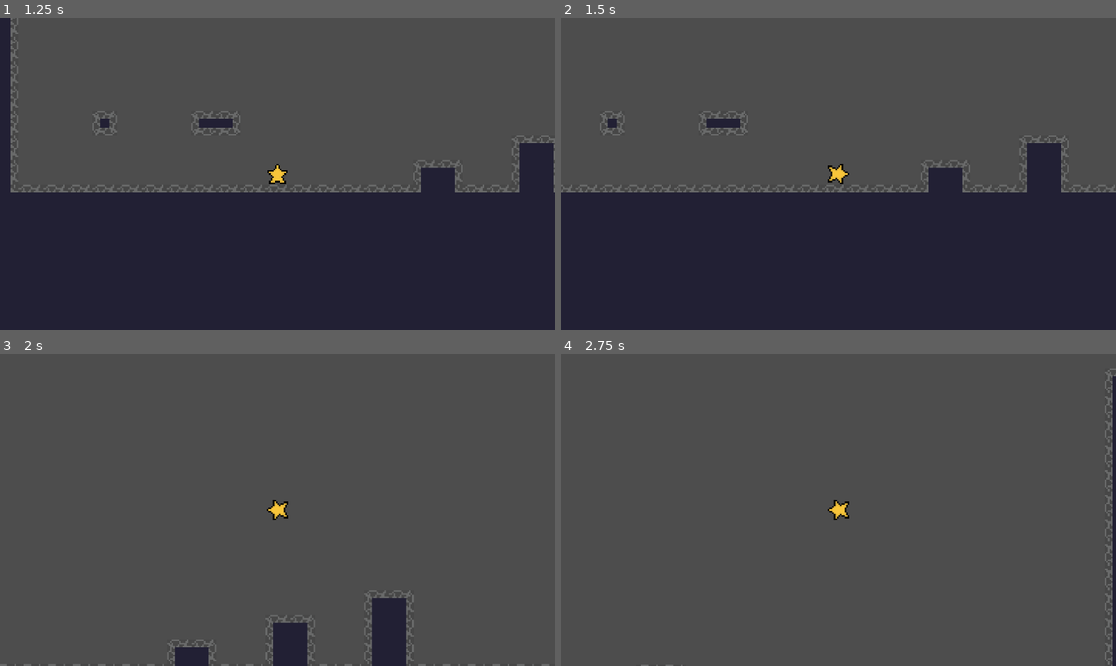
Above: before the commit, frames 1-4 (two rows, left to right).
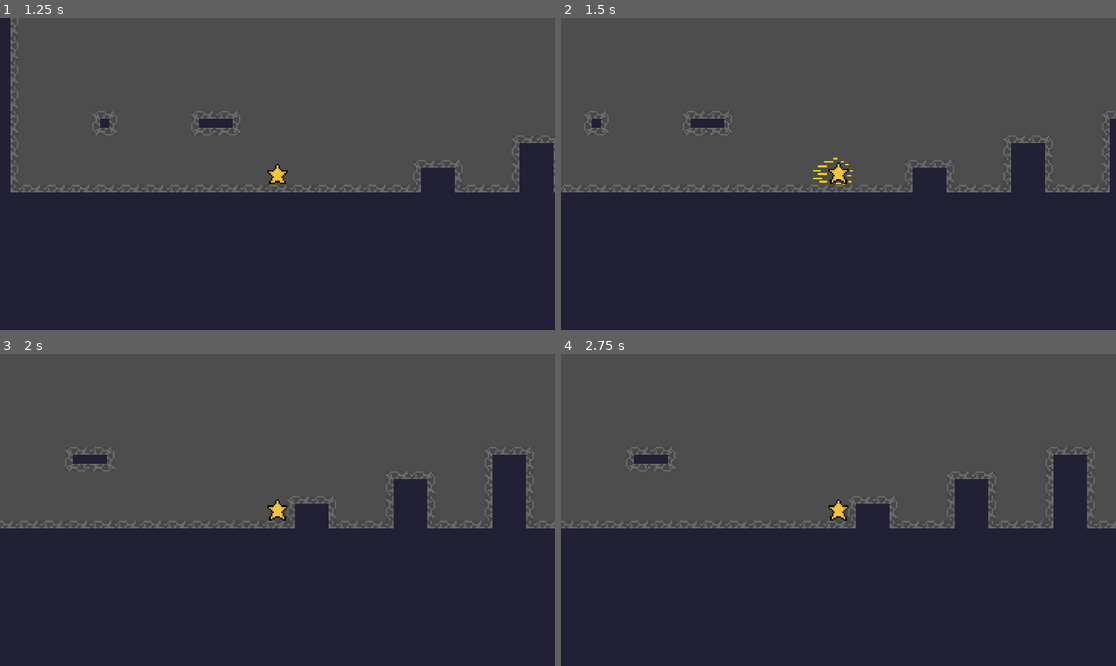
Above: after the commit, the same moments.

Repository: zackpoutziouris/2d_platformer_star
Game: Godot game, scene res://scenes/MainMenu.tscn
Same seed, same stepped clock (60 frames per second), same inputs: the game is played once before the commit and once after it.
Inputs:
- Up to frame 1 (1.25 s): click "Play" at 0.5 s
- Up to frame 2 (1.5 s): hold D (move_right) from 1.28 s (still down); tap E (dash, bound only after the commit) at 1.35 s
- Up to frame 3 (2 s): keep holding D (move_right); tap Space (jump) at 1.52 s
- Up to frame 4 (2.75 s): keep holding D (move_right); tap E (dash, bound only after the commit) at 2.1 s; tap Space (jump) at 2.27 s

Frame 1 is identical in both runs. In frame 2, 3.8% of the frame differs, in the area x 0-100%, y 29-56%; in frame 3, 46%; in frame 4, 49%, in the area x 0-100%, y 4-100%.

Commit message:
Added air dash and others
Changed sprite sheet so each frame is 48x48 so I can have more freedom animating certain things.
Added air dash animation and logic.

Diff:
--- a/star/project.godot
+++ b/star/project.godot
@@ -32,6 +32,11 @@
 "events": [Object(InputEventKey,"resource_local_to_scene":false,"resource_name":"","device":-1,"window_id":0,"alt_press …(191 unchanged characters)…
 ]
 }
+dash={
+"deadzone": 0.2,
+"events": [Object(InputEventKey,"resource_local_to_scene":false,"resource_name":"","device":-1,"window_id":0,"alt_pressed":false,"shift_pressed":false,"ctrl_pressed":false,"meta_pressed":false,"pressed":false,"keycode":0,"physical_keycode":69,"key_label":0,"unicode":101,"location":0,"echo":false,"script":null)
+]
+}
 
 [physics]
 
--- a/star/scenes/player.tscn
+++ b/star/scenes/player.tscn
@@ -21,6 +21,22 @@
 "values": [Rect2(0, 2, 13, 16)]
 }
 
+[sub_resource type="Animation" id="Animation_fjrip"]
+resource_name = "dash"
+step = 0.25
+tracks/0/type = "value"
+tracks/0/imported = false
+tracks/0/enabled = true
+tracks/0/path = NodePath("Sprite2D:region_rect")
+tracks/0/interp = 1
+tracks/0/loop_wrap = true
+tracks/0/keys = {
+"times": PackedFloat32Array(0),
+"transitions": PackedFloat32Array(1),
+"update": 0,
+"values": [Rect2(6, 207, 33, 21)]
+}
+
 [sub_resource type="Animation" id="Animation_tuyoq"]
 resource_name = "fall"
 step = 0.25
@@ -34,11 +50,12 @@
 "times": PackedFloat32Array(0),
 "transitions": PackedFloat32Array(1),
 "update": 0,
-"values": [Rect2(0, 49, 13, 15)]
+"values": [Rect2(16, 161, 13, 15)]
 }
 
 [sub_resource type="Animation" id="Animation_qhqgy"]
 resource_name = "idle"
+length = 0.75
 loop_mode = 1
 step = 0.25
 tracks/0/type = "value"
@@ -51,7 +68,7 @@
 "times": PackedFloat32Array(0, 0.5),
 "transitions": PackedFloat32Array(1, 1),
 "update": 0,
-"values": [Rect2(0, 18, 13, 14), Rect2(16, 19, 13, 13)]
+"values": [Rect2(16, 66, 13, 14), Rect2(64, 67, 13, 13)]
 }
 
 [sub_resource type="Animation" id="Animation_qlg0r"]
@@ -67,7 +84,7 @@
 "times": PackedFloat32Array(0),
 "transitions": PackedFloat32Array(1),
 "update": 0,
-"values": [Rect2(0, 35, 13, 13)]
+"values": [Rect2(16, 115, 13, 13)]
 }
 
 [sub_resource type="Animation" id="Animation_dqkch"]
@@ -85,12 +102,13 @@
 "times": PackedFloat32Array(0, 0.25, 0.5, 0.75),
 "transitions": PackedFloat32Array(1, 1, 1, 1),
 "update": 0,
-"values": [Rect2(16, 3, 14, 13), Rect2(32, 2, 13, 14), Rect2(48, 3, 14, 13), Rect2(64, 2, 13, 14)]
+"values": [Rect2(64, 19, 14, 13), Rect2(112, 18, 13, 14), Rect2(160, 19, 14, 13), Rect2(208, 18, 13, 14)]
 }
 
 [sub_resource type="AnimationLibrary" id="AnimationLibrary_qlg0r"]
 _data = {
 &"RESET": SubResource("Animation_g2els"),
+&"dash": SubResource("Animation_fjrip"),
 &"fall": SubResource("Animation_tuyoq"),
 &"idle": SubResource("Animation_qhqgy"),
 &"jump": SubResource("Animation_qlg0r"),
--- a/star/scripts/player.gd
+++ b/star/scripts/player.gd
@@ -7,6 +7,12 @@
 @export var jump_velocity: float = -420.0
 @export var gravity_multiplier: float = 1.0
 
+@export_category("Dash")
+@export var dash_speed: float = 300.0
+@export var dash_duration: float = 0.3
+@export var max_air_dashes: int = 1
+@export var dash_ignores_gravity: bool = true
+
 @onready var animation_handle: Node2D = $AnimationHandle
 @onready var animation_player: AnimationPlayer = $AnimationHandle/AnimationPlayer
 
@@ -14,14 +20,38 @@
 	ProjectSettings.get_setting("physics/2d/default_gravity")
 )
 
+var facing: float = 1.0
+var is_dashing: bool = false
+var dash_time_left: float = 0.0
+var air_dashes_left: int = 0
+
 func _physics_process(delta: float) -> void:
+	# Landing refills the air dash.
+	if is_on_floor():
+		air_dashes_left = max_air_dashes
+
+	var direction := Input.get_axis("move_left", "move_right")
+
+	# Facing is locked while dashing.
+	if direction != 0.0 and not is_dashing:
+		facing = signf(direction)
+
+	_try_start_dash()
+
+	if is_dashing:
+		_process_dash(delta)
+	else:
+		_process_movement(delta, direction)
+
+	move_and_slide()
+	_update_animation()
+
+func _process_movement(delta: float, direction: float) -> void:
 	# Apply gravity while airborne.
 	if not is_on_floor():
 		velocity.y += gravity * gravity_multiplier * delta
 
 	# Horizontal movement.
-	var direction := Input.get_axis("move_left", "move_right")
-
 	if direction != 0.0:
 		velocity.x = move_toward(
 			velocity.x,
@@ -39,16 +69,40 @@
 	if Input.is_action_just_pressed("jump") and is_on_floor():
 		velocity.y = jump_velocity
 
-	move_and_slide()
-	_update_animation(direction)
+func _try_start_dash() -> void:
+	if is_dashing or not Input.is_action_just_pressed("dash"):
+		return
 
-func _update_animation(direction: float) -> void:
-	# Face the direction of input by mirroring the handle around its origin.
-	if direction != 0.0:
-		animation_handle.scale.x = -1.0 if direction < 0.0 else 1.0
+	# Dashing on the ground is free; dashing in the air uses a charge.
+	if not is_on_floor():
+		if air_dashes_left <= 0:
+			return
+		air_dashes_left -= 1
 
-	# Moving horizontally: always play walk, even in the air.
-	if absf(velocity.x) > 0.0:
+	is_dashing = true
+	dash_time_left = dash_duration
+
+func _process_dash(delta: float) -> void:
+	velocity.x = facing * dash_speed
+
+	if dash_ignores_gravity:
+		velocity.y = 0.0
+	elif not is_on_floor():
+		velocity.y += gravity * gravity_multiplier * delta
+
+	dash_time_left -= delta
+	if dash_time_left <= 0.0:
+		is_dashing = false
+
+func _update_animation() -> void:
+	# Mirror the handle around its origin to face the right way.
+	animation_handle.scale.x = facing
+
+	# Dash overrides everything for its whole duration.
+	if is_dashing:
+		animation_player.play("dash")
+	# Moving horizontally: walk, even in the air.
+	elif absf(velocity.x) > 0.0:
 		animation_player.play("walk")
 	# Not moving horizontally and airborne: jump or fall.
 	elif not is_on_floor():
@@ -56,6 +110,5 @@
 			animation_player.play("jump")
 		else:
 			animation_player.play("fall")
-	# Not moving horizontally and grounded.
 	else:
 		animation_player.play("idle")
Binary file changed: star/assets/Sprite-0004-Sheet.png
Not shown, changed: assets/star/Sprite-0004-Sheet.png
Not shown, changed: assets/star/Sprite-0004.aseprite
